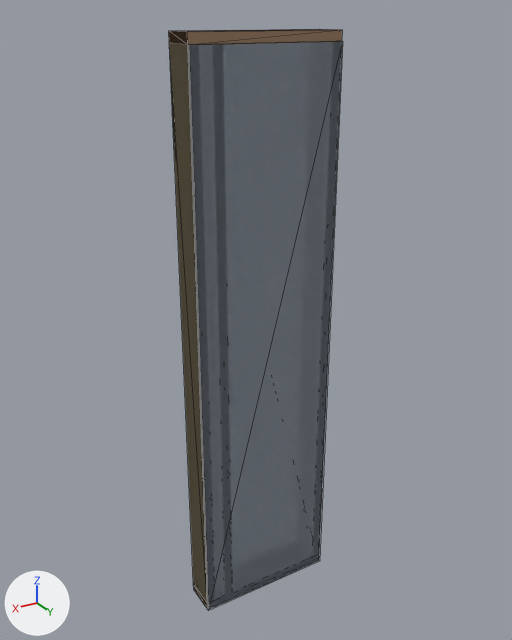
Two versions of the glTF model panels/EX4_FF.glb, one commit apart.
Before and after are seen from a 50 mm camera at (1.352, 2.232, 1.239) aimed at (-0.013, -0.043, 0.101). Every picture has the same lights, and +X, +Y and +Z are marked at lower left. The first picture is the older version. Mesh edges are drawn as thin lines. Vertices at exactly the same position are counted once.

The older version as bpy lines, for what is in view:
```python
me_ex4_ff = bpy.data.meshes.new('EX4 FF')
me_ex4_ff.from_pydata(...)  # 64 vertices, 96 faces, 96 loose edges; spans x -0.3..0.3, y -0.07..0.07, z -1.19..1.19
# faces by material slot: [12, 12, 12, 12, 12, 24, 12]
me_ex4_ff.materials.append(mat_bottom_rail)  # brown #a28165
me_ex4_ff.materials.append(mat_top_rail)  # brown #a28165
me_ex4_ff.materials.append(mat_right_end_stud)  # beige #f6e5bc
me_ex4_ff.materials.append(mat_left_end_stud)  # beige #f6e5bc
me_ex4_ff.materials.append(mat_common_stud)  # beige #f6e5bc
me_ex4_ff.materials.append(mat_insulation)  # white #fceaea
me_ex4_ff.materials.append(mat_osb_external)  # grey #a2adbc
ob_ex4_ff = bpy.data.objects.new('EX4 FF', me_ex4_ff)
ob_ex4_ff.location = (0.0, 0.0, 0.0)
```
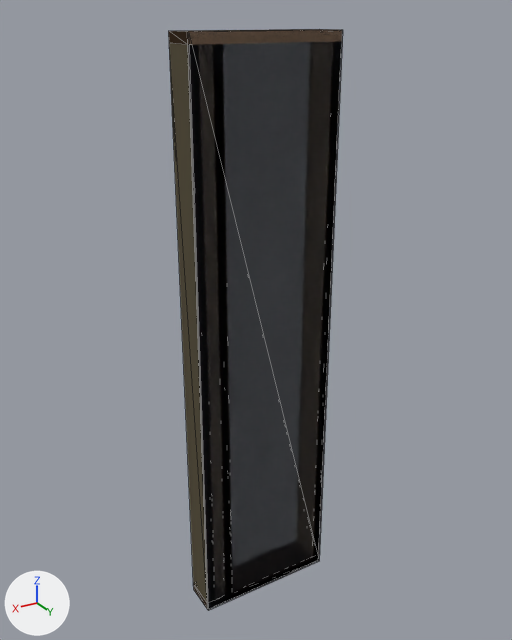
Boxes [x1, y1, x2, y2] around the edits, measured in the pictures (512 x 640 px; the box of a moved part takes in the faces that stretch with it):
part 1 of me_ex4_ff, moved or reshaped: before [188, 41, 343, 610]; after [188, 30, 343, 610]

Edits to the bpy script that builds the scene:
```text
Change me_ex4_ff:
    where me_ex4_ff.from_pydata(...)  # 64 vertices, 96 faces, 96 loose edges; spans x -0.3..0.3, y -0.07..0.07, z -1.19..1.19
    used by ob_ex4_ff; location = (0.0, 0.0, 0.0)
    me_ex4_ff part 1
    me_ex4_ff.vertices[57].co: (-0.3, 0.07, -1.19) -> (0.3, 0.07, -1.19)  # pixel (318, 560) -> pixel (208, 610)
    me_ex4_ff.vertices[58].co: (0.3, 0.07, -1.19) -> (0.3, 0.07, 1.19)  # pixel (207, 609) -> pixel (189, 32)
    me_ex4_ff.vertices[59].co: (0.3, 0.07, -1.19) -> (-0.3, 0.07, 1.19)  # pixel (208, 610) -> pixel (343, 30)
    me_ex4_ff.vertices[60].co: (0.3, 0.07, 1.15) -> (-0.3, 0.07, -1.19)  # pixel (188, 44) -> pixel (318, 560)
    me_ex4_ff.vertices[61].co: (0.3, 0.07, 1.15) -> (-0.3, 0.07, 1.19)  # pixel (189, 44) -> pixel (341, 30)
    me_ex4_ff.vertices[62].co: (-0.3, 0.07, 1.15) -> (0.3, 0.07, 1.19)  # pixel (341, 41) -> pixel (187, 32)
    me_ex4_ff.vertices[63].co: (-0.3, 0.07, 1.15) -> (0.3, 0.07, -1.19)  # pixel (342, 41) -> pixel (207, 609)
```
